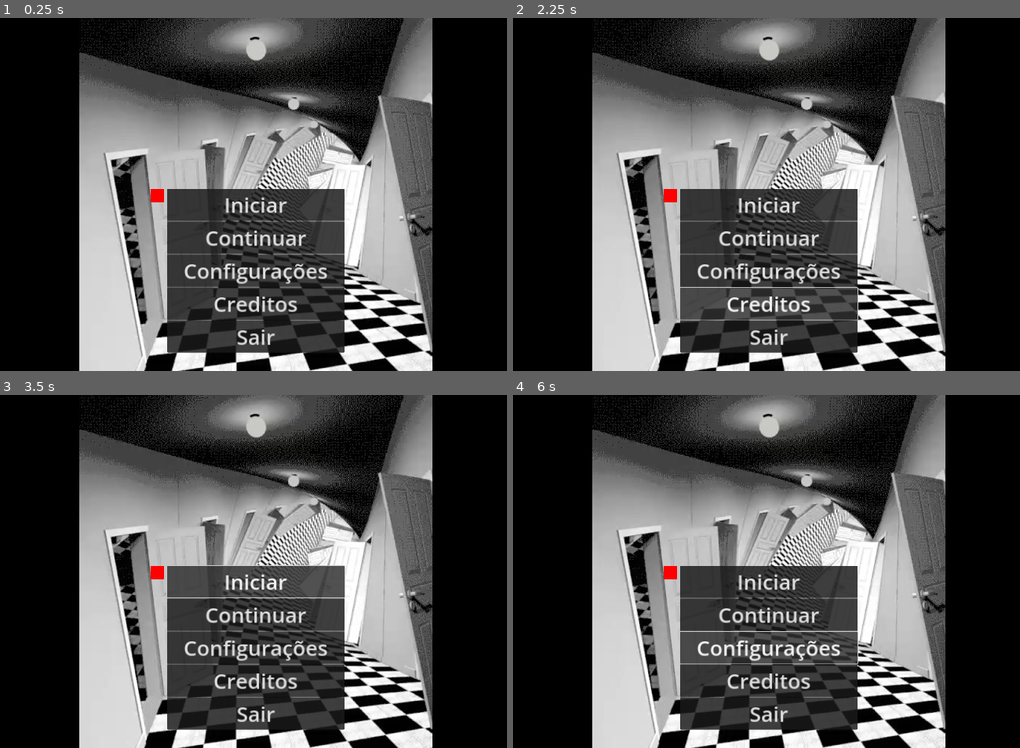
Above: before the commit, frames 1-4 (two rows, left to right).
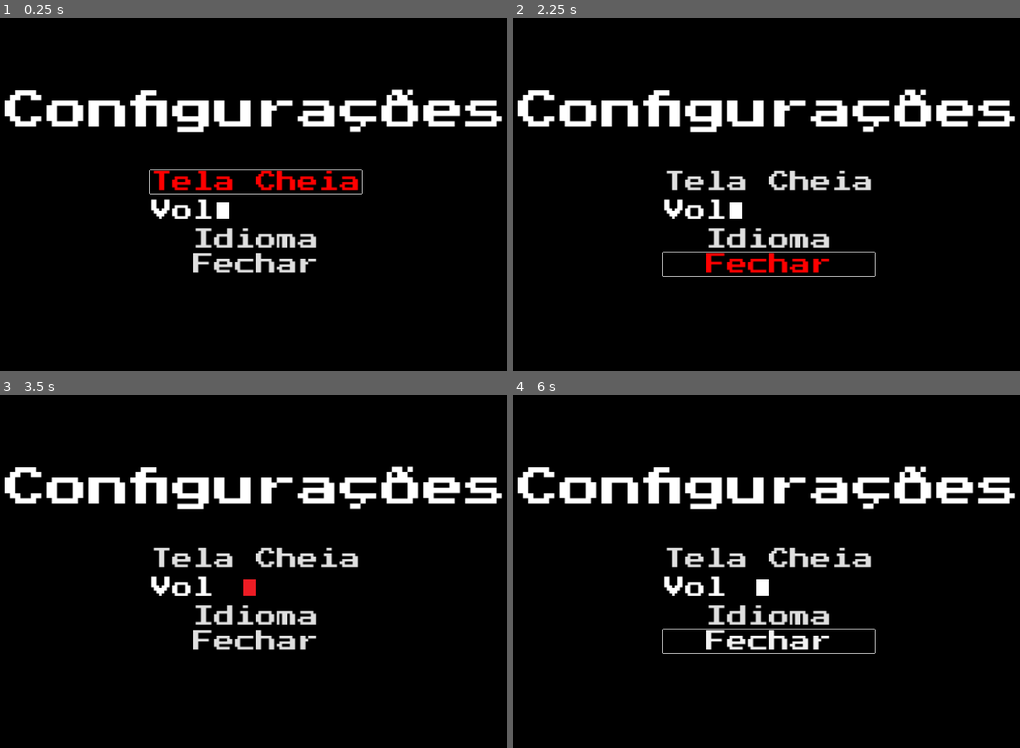
Above: after the commit, the same moments.

Repository: gsmereka/Criascript-Jam-Game
Game: Godot game, scene res://Interface/Menu/menu.tscn
The game is run twice, just before and just after one commit, with the same random seed, the same clock (stepped at 60 frames per second) and the same inputs. The project has no main scene, so this scene is started directly.
Inputs (mouse positions are in pixels of both pictures, inside the frame that each line leads up to):
- Up to frame 1 (0.25 s): no input
- Up to frame 2 (2.25 s): click "Continuar" at 0.5 s; click "Configurações" at 1.25 s; click "Creditos" at 2 s
- Up to frame 3 (3.5 s): click "Iniciar" at 2.75 s
- Up to frame 4 (6 s): click "Iniciar" at 3.5 s; click (766, 557) at 4.25 s, where only the run after the commit has a clickable "Tela Cheia"; click (766, 617) at 5 s, where only the run after the commit has a clickable "Idioma"; click (766, 642) at 5.75 s, where only the run after the commit has a clickable "Fechar"

The runs differ from the first frame. In frame 1, 59% of the frame differs, in the area x 0-100%, y 0-100%; in frame 2, 60%; in frame 3, 59%; in frame 4, 59%.

Commit message:
update-config-menu

Diff:
--- /dev/null
+++ b/Interface/ConfigMenu/config_menu.gd
@@ -0,0 +1,13 @@
+extends Control
+
+@onready var init_button := $ConfigPanel/OptionsContainer/FullScreen
+
+# Called when the node enters the scene tree for the first time.
+func _ready() -> void:
+	init_button.grab_focus()
+	pass # Replace with function body.
+
+
+# Called every frame. 'delta' is the elapsed time since the previous frame.
+func _process(delta: float) -> void:
+	pass
--- a/Interface/ConfigMenu/config_menu.tscn
+++ b/Interface/ConfigMenu/config_menu.tscn
@@ -1,13 +1,21 @@
-[gd_scene load_steps=4 format=3 uid="uid://bi0w8f3fbx3tv"]
+[gd_scene load_steps=10 format=3 uid="uid://bi0w8f3fbx3tv"]
+
+[ext_resource type="Script" path="res://Interface/ConfigMenu/config_menu.gd" id="1_mpwmf"]
+[ext_resource type="FontFile" uid="uid://b572bvrcrok26" path="res://Fontes/Press_Start_2P/PressStart2P-Regular.ttf" id="2_qgxes"]
+[ext_resource type="Texture2D" uid="uid://dettwgh00v7dy" path="res://Interface/ConfigMenu/slider.bmp" id="3_vx6u2"]
+[ext_resource type="Texture2D" uid="uid://dqa178ysibmx0" path="res://Interface/ConfigMenu/slider-grabed.bmp" id="4_q2shm"]
 
 [sub_resource type="StyleBoxFlat" id="StyleBoxFlat_nxvck"]
 bg_color = Color(0.6, 0.6, 0.6, 0)
 
-[sub_resource type="StyleBoxFlat" id="StyleBoxFlat_pbe07"]
-bg_color = Color(0, 0, 0, 1)
-
 [sub_resource type="LabelSettings" id="LabelSettings_p6c4i"]
 font_size = 64
+
+[sub_resource type="StyleBoxFlat" id="StyleBoxFlat_n8wrt"]
+
+[sub_resource type="StyleBoxFlat" id="StyleBoxFlat_qre7o"]
+
+[sub_resource type="StyleBoxFlat" id="StyleBoxFlat_fsgns"]
 
 [node name="ConfigMenu" type="Control"]
 layout_mode = 3
@@ -16,6 +24,7 @@
 anchor_bottom = 1.0
 grow_horizontal = 2
 grow_vertical = 2
+script = ExtResource("1_mpwmf")
 
 [node name="BackgroundColor" type="ColorRect" parent="."]
 layout_mode = 1
@@ -26,6 +35,22 @@
 grow_vertical = 2
 color = Color(0, 0, 0, 1)
 metadata/_edit_use_anchors_ = true
+
+[node name="Name" type="Label" parent="."]
+custom_minimum_size = Vector2(200, 0)
+layout_mode = 1
+anchors_preset = 5
+anchor_left = 0.5
+anchor_right = 0.5
+offset_left = -768.0
+offset_top = 221.0
+offset_right = 768.0
+offset_bottom = 349.0
+grow_horizontal = 2
+theme_override_fonts/font = ExtResource("2_qgxes")
+theme_override_font_sizes/font_size = 128
+text = "Configurações"
+horizontal_alignment = 1
 
 [node name="ConfigPanel" type="Panel" parent="."]
 layout_mode = 1
@@ -42,28 +67,25 @@
 grow_vertical = 2
 theme_override_styles/panel = SubResource("StyleBoxFlat_nxvck")
 
-[node name="PanelBackground" type="Panel" parent="ConfigPanel"]
-layout_mode = 1
-anchors_preset = 15
-anchor_right = 1.0
-anchor_bottom = 1.0
-offset_top = -9.0
-offset_bottom = -100.0
-grow_horizontal = 2
-grow_vertical = 2
-theme_override_styles/panel = SubResource("StyleBoxFlat_pbe07")
-
 [node name="OptionsContainer" type="VBoxContainer" parent="ConfigPanel"]
 layout_mode = 1
-anchors_preset = 15
-anchor_right = 1.0
-anchor_bottom = 1.0
-offset_bottom = -71.0
+anchors_preset = 8
+anchor_left = 0.5
+anchor_top = 0.5
+anchor_right = 0.5
+anchor_bottom = 0.5
+offset_left = -324.0
+offset_top = -162.0
+offset_right = 324.0
+offset_bottom = 162.0
 grow_horizontal = 2
 grow_vertical = 2
 
 [node name="FullScreen" type="Button" parent="ConfigPanel/OptionsContainer"]
 layout_mode = 2
+theme_type_variation = &"FlatButton"
+theme_override_colors/font_focus_color = Color(1, 0, 0, 1)
+theme_override_fonts/font = ExtResource("2_qgxes")
 theme_override_font_sizes/font_size = 64
 text = "Tela Cheia
 "
@@ -75,20 +97,37 @@
 [node name="Label" type="Label" parent="ConfigPanel/OptionsContainer/Volume"]
 custom_minimum_size = Vector2(200, 0)
 layout_mode = 2
+theme_override_fonts/font = ExtResource("2_qgxes")
 text = "Vol"
 label_settings = SubResource("LabelSettings_p6c4i")
 horizontal_alignment = 1
 
 [node name="Volume" type="HSlider" parent="ConfigPanel/OptionsContainer/Volume"]
-custom_minimum_size = Vector2(271, 96)
 layout_mode = 2
+size_flags_horizontal = 3
+size_flags_vertical = 4
+theme_override_icons/grabber = ExtResource("3_vx6u2")
+theme_override_icons/grabber_highlight = ExtResource("4_q2shm")
+theme_override_icons/grabber_disabled = ExtResource("3_vx6u2")
+theme_override_icons/tick = ExtResource("3_vx6u2")
+theme_override_styles/slider = SubResource("StyleBoxFlat_n8wrt")
+theme_override_styles/grabber_area = SubResource("StyleBoxFlat_qre7o")
+theme_override_styles/grabber_area_highlight = SubResource("StyleBoxFlat_fsgns")
+step = 10.0
+ticks_on_borders = true
 
 [node name="Language" type="Button" parent="ConfigPanel/OptionsContainer"]
 layout_mode = 2
+theme_type_variation = &"FlatButton"
+theme_override_colors/font_focus_color = Color(1, 0, 0, 1)
+theme_override_fonts/font = ExtResource("2_qgxes")
 theme_override_font_sizes/font_size = 64
 text = "Idioma"
 
 [node name="ExitConfig" type="Button" parent="ConfigPanel/OptionsContainer"]
 layout_mode = 2
+theme_type_variation = &"FlatButton"
+theme_override_colors/font_focus_color = Color(1, 0, 0, 1)
+theme_override_fonts/font = ExtResource("2_qgxes")
 theme_override_font_sizes/font_size = 64
 text = "Fechar"
--- a/Interface/Menu/menu.tscn
+++ b/Interface/Menu/menu.tscn
@@ -1,14 +1,10 @@
-[gd_scene load_steps=6 format=3 uid="uid://bm25056tyrsyl"]
+[gd_scene load_steps=4 format=3 uid="uid://bm25056tyrsyl"]
 
 [ext_resource type="Texture2D" uid="uid://dbwtrfalr2xno" path="res://Interface/Menu/menu.jpg" id="1_akneg"]
 [ext_resource type="PackedScene" uid="uid://bi0w8f3fbx3tv" path="res://Interface/ConfigMenu/config_menu.tscn" id="2_5hr7w"]
-[ext_resource type="Script" path="res://Interface/Menu/selection_cursor.gd" id="2_xqi0e"]
 
 [sub_resource type="StyleBoxFlat" id="StyleBoxFlat_nxvck"]
 bg_color = Color(0.6, 0.6, 0.6, 0)
-
-[sub_resource type="StyleBoxFlat" id="StyleBoxFlat_mdoyc"]
-bg_color = Color(0, 0, 0, 1)
 
 [node name="Menu" type="Control"]
 layout_mode = 3
@@ -43,14 +39,6 @@
 grow_horizontal = 2
 grow_vertical = 2
 texture = ExtResource("1_akneg")
-
-[node name="SelectionCursor" type="ColorRect" parent="." node_paths=PackedStringArray("menu")]
-layout_mode = 0
-offset_right = 40.0
-offset_bottom = 40.0
-color = Color(1, 0, 0, 1)
-script = ExtResource("2_xqi0e")
-menu = NodePath("../OptionsPanel2/OptionsContainer")
 
 [node name="OptionsPanel" type="Panel" parent="."]
 layout_mode = 1
@@ -112,68 +100,5 @@
 text = "Sair
 "
 
-[node name="OptionsPanel2" type="Panel" parent="."]
-visible = false
+[node name="ConfigMenu" parent="." instance=ExtResource("2_5hr7w")]
 layout_mode = 1
-anchors_preset = 8
-anchor_left = 0.5
-anchor_top = 0.5
-anchor_right = 0.5
-anchor_bottom = 0.5
-offset_left = -271.0
-offset_top = -17.0
-offset_right = 271.0
-offset_bottom = 576.0
-grow_horizontal = 2
-grow_vertical = 2
-theme_override_styles/panel = SubResource("StyleBoxFlat_nxvck")
-
-[node name="PanelBackground" type="Panel" parent="OptionsPanel2"]
-layout_mode = 1
-anchors_preset = 15
-anchor_right = 1.0
-anchor_bottom = 1.0
-offset_bottom = -93.0
-grow_horizontal = 2
-grow_vertical = 2
-theme_override_styles/panel = SubResource("StyleBoxFlat_mdoyc")
-
-[node name="OptionsContainer" type="VBoxContainer" parent="OptionsPanel2"]
-layout_mode = 1
-anchors_preset = 15
-anchor_right = 1.0
-anchor_bottom = 1.0
-offset_bottom = -71.0
-grow_horizontal = 2
-grow_vertical = 2
-
-[node name="Init" type="Label" parent="OptionsPanel2/OptionsContainer"]
-layout_mode = 2
-theme_override_font_sizes/font_size = 64
-text = "Iniciar"
-
-[node name="Continue" type="Label" parent="OptionsPanel2/OptionsContainer"]
-layout_mode = 2
-theme_override_font_sizes/font_size = 64
-text = "Continuar"
-
-[node name="Config" type="Label" parent="OptionsPanel2/OptionsContainer"]
-layout_mode = 2
-theme_override_font_sizes/font_size = 64
-text = "Configurações
-"
-
-[node name="Credits" type="Label" parent="OptionsPanel2/OptionsContainer"]
-layout_mode = 2
-theme_override_font_sizes/font_size = 64
-text = "Creditos"
-
-[node name="Exit" type="Label" parent="OptionsPanel2/OptionsContainer"]
-layout_mode = 2
-theme_override_font_sizes/font_size = 64
-text = "Sair
-"
-
-[node name="ConfigMenu" parent="." instance=ExtResource("2_5hr7w")]
-visible = false
-layout_mode = 1
--- a/Interface/Menu/selection_cursor.gd
+++ /dev/null
@@ -1,29 +0,0 @@
-extends ColorRect
-
-@export var menu: VBoxContainer
-var index := 0
-
-
-func go_to_index():
-	global_position = menu.get_child(index).global_position
-	global_position.x -= 50
-	pass
-
-# Called when the node enters the scene tree for the first time.
-func _ready() -> void:
-	go_to_index()
-	#print(menu.get_child(0).name)
-	pass # Replace with function body.
-
-
-# Called every frame. 'delta' is the elapsed time since the previous frame.
-func _process(delta: float) -> void:
-	if Input.is_action_just_pressed("ui_down"):
-		index += 1;
-		#go_to_index();
-	if Input.is_action_just_pressed("ui_up"):
-		index -= 1;
-		if (index < 0):
-			index = 0
-		go_to_index();
-	pass
Not shown, added: Fontes/Press_Start_2P/OFL.txt
Binary file added: Fontes/Press_Start_2P/PressStart2P-Regular.ttf
Not shown, added: Fontes/Press_Start_2P/PressStart2P-Regular.ttf.import
Binary file added: Interface/ConfigMenu/slider-grabed.bmp
Not shown, added: Interface/ConfigMenu/slider-grabed.bmp.import
Binary file added: Interface/ConfigMenu/slider-tick.bmp
Not shown, added: Interface/ConfigMenu/slider-tick.bmp.import
Binary file added: Interface/ConfigMenu/slider.bmp
Not shown, added: Interface/ConfigMenu/slider.bmp.import
